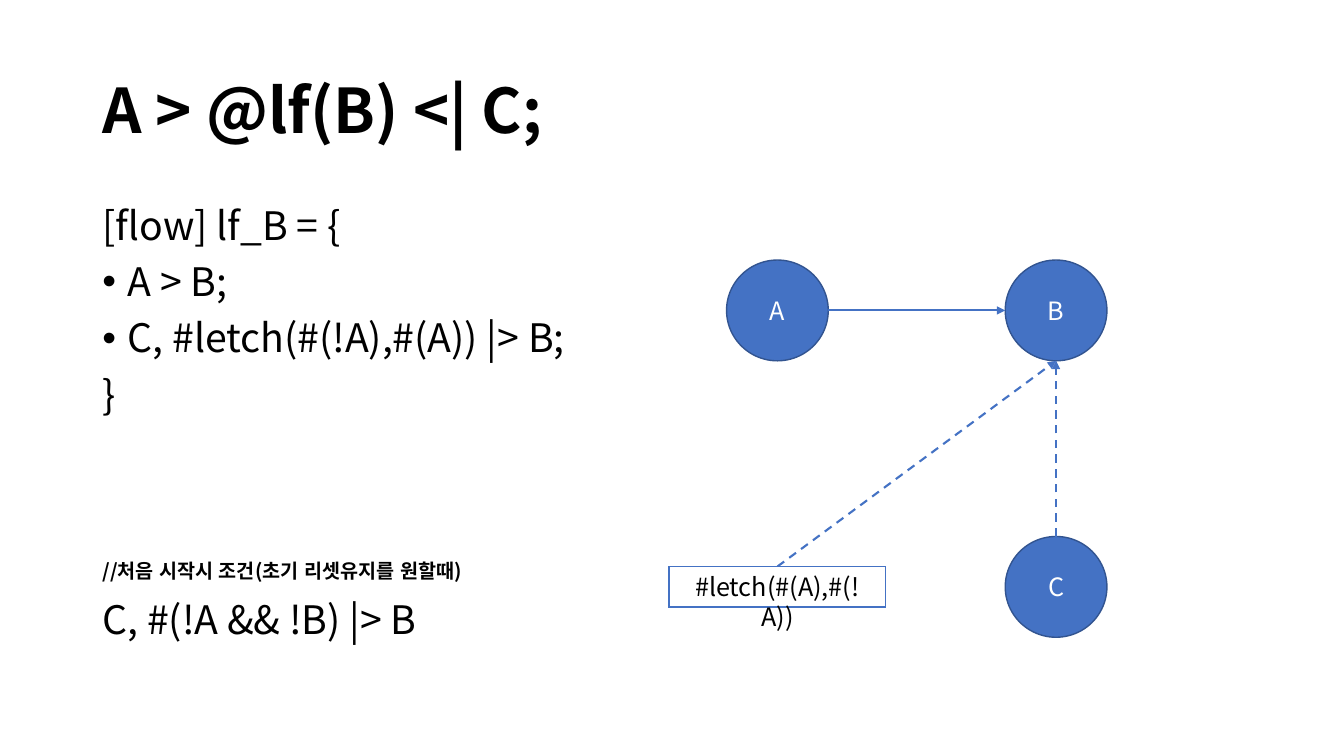
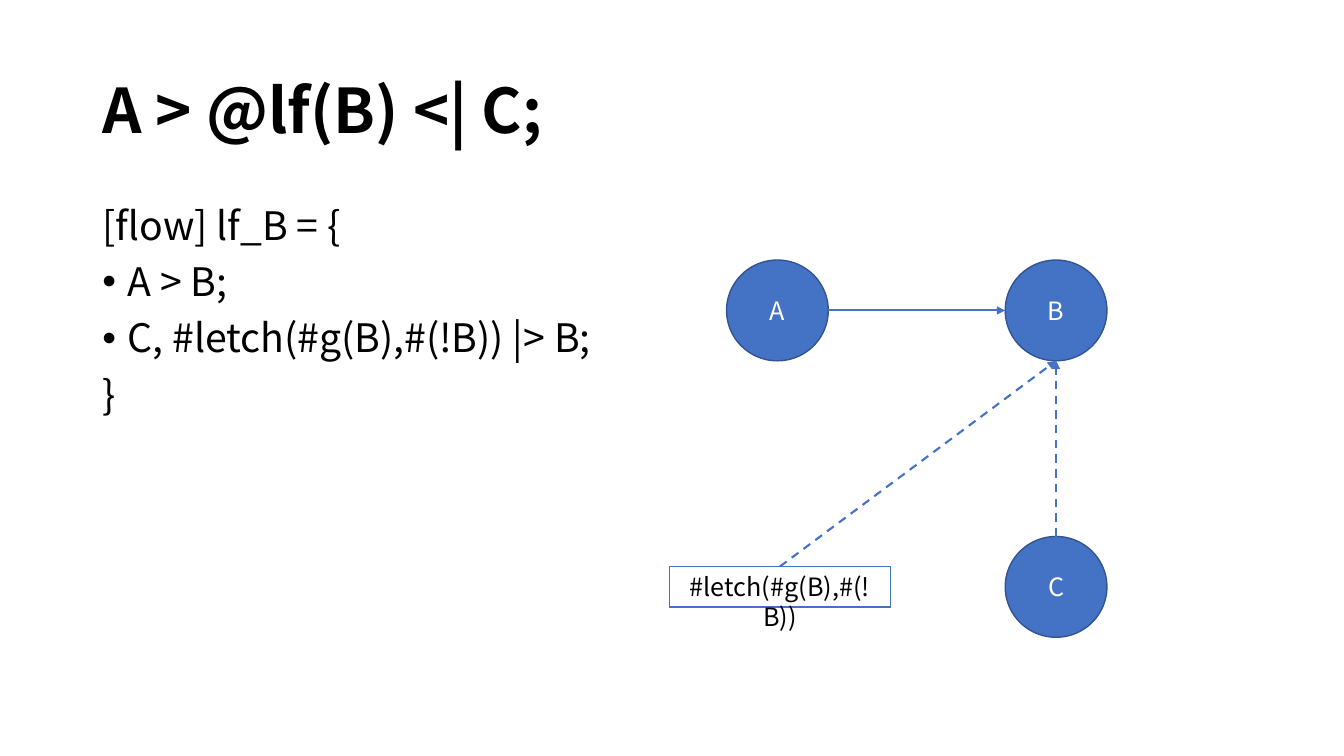
Before and after one commit to DualsoftDev/ds, a slide deck: slide 3 of Doc/PowerPoint/macro.pptx. Drawn at 1344x756 pixels with LibreOffice and Linux fonts; fonts in the diff are those of the drawing. Boxes give left, top, right and bottom in pixels: in the first picture for what was removed or moved away, otherwise in the second. Text is boxed around its words. In the diff, an @@ line names an element or a change of style, - is before the commit and + after.

```diff
--- a/Doc/PowerPoint/macro.pptx
+++ b/Doc/PowerPoint/macro.pptx
@@ text at <box>128,320,591,362</box>: text changed @@
-• C, #letch(#(!A),#(A)) |> B;
+• C, #letch(#g(B),#(!B)) |> B;
@@ arrow moved from (777, 567) - (1057, 361) to (780, 567) - (1057, 361) @@
@@ text at <box>102,561,462,642</box>: paragraphs removed @@
-//처음 시작시 조건(초기 리셋유지를 원할때)
-C, #(!A && !B) |> B
@@ rectangle "#letch(#g(B),#(!B))": place and size @@
-rectangle "#letch(#g(B),#(!B))" at <box>669,567,886,607</box>
+rectangle "#letch(#g(B),#(!B))" at <box>669,567,891,607</box>
@@ text in rectangle at <box>690,575,870,631</box>: text changed @@
-#letch(#(A),#(!A))
+#letch(#g(B),#(!B))
```
